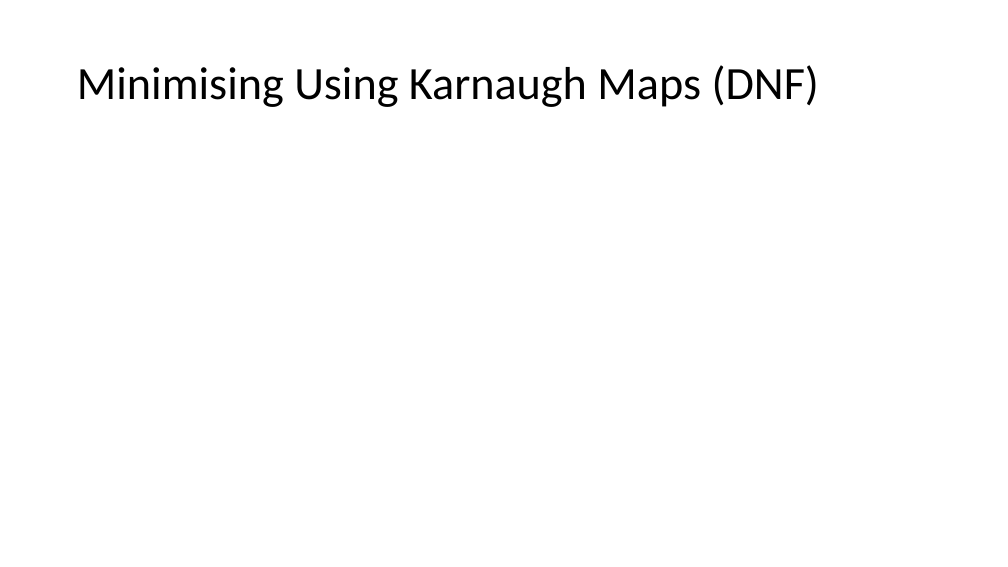
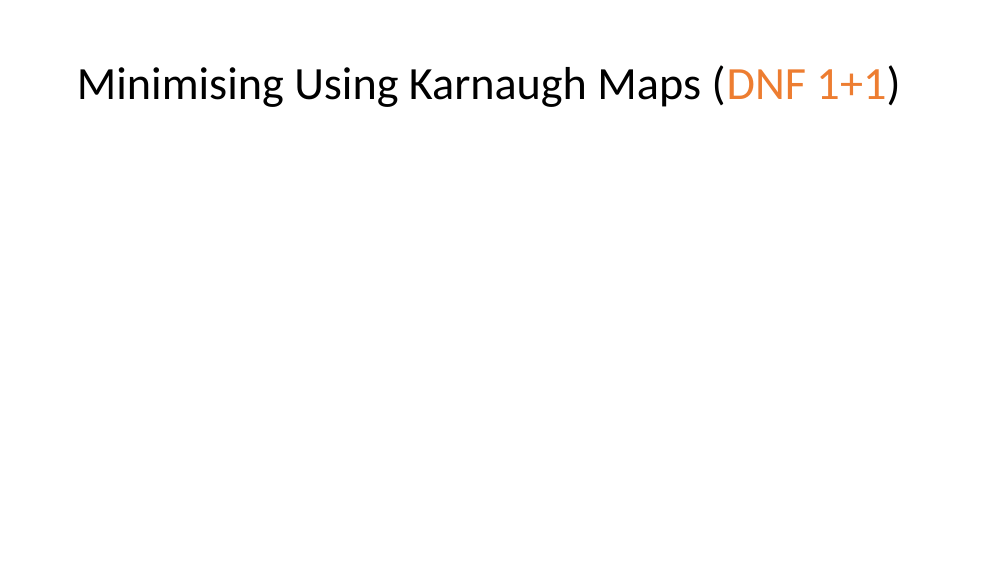
Before and after one commit to vcboy1/Leeds, a slide deck: slide 8 of 26fall/1860/Lecture/Week1.4/Lecture 1.4.2.pptx (slide 9 before the commit). Drawn at 1008x567 pixels with LibreOffice and Linux fonts; fonts in the diff are those of the drawing; grey boxes stand for pictures; background and template pictures are left out. Boxes give left, top, right and bottom in pixels: in the first picture for what was removed or moved away, otherwise in the second. Text is boxed around its words. In the diff, an @@ line names an element or a change of style, - is before the commit and + after.

```diff
--- a/26fall/1860/Lecture/Week1.4/Lecture 1.4.2.pptx
+++ b/26fall/1860/Lecture/Week1.4/Lecture 1.4.2.pptx
@@ title at [77,65,900,107]: text changed @@
-Minimising Using Karnaugh Maps (DNF)
+Minimising Using Karnaugh Maps (DNF 1+1)
```
Also in this commit, not shown: 7 other slides changed, 1 slide removed, 3 other files.
